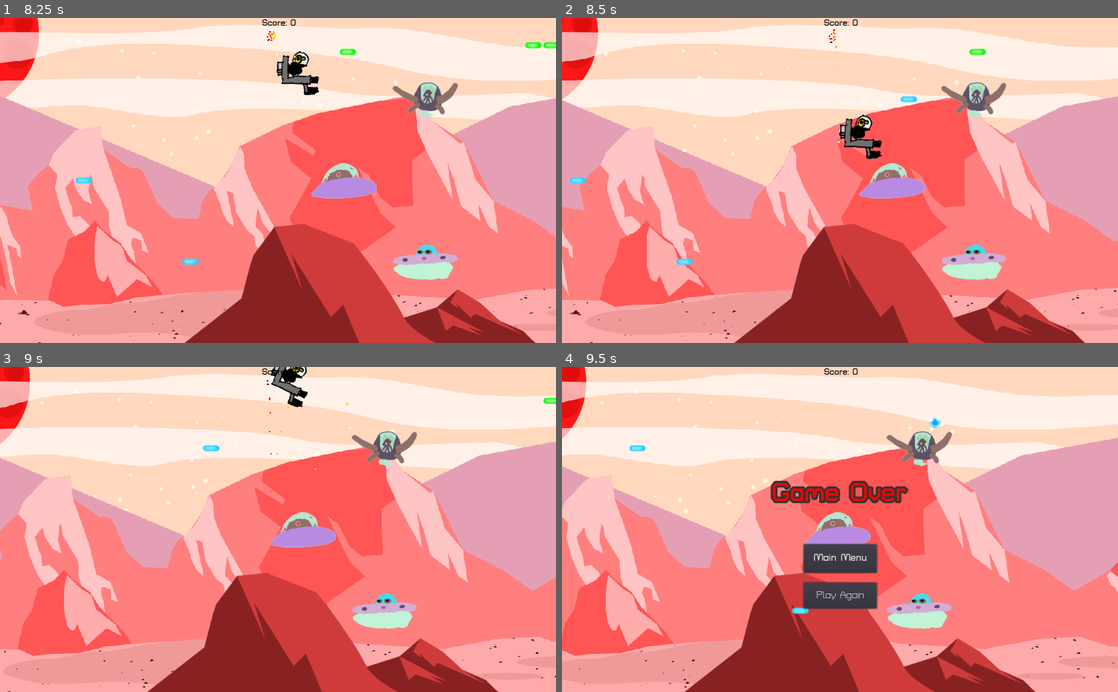
Above: before the commit, frames 1-4 (two rows, left to right).
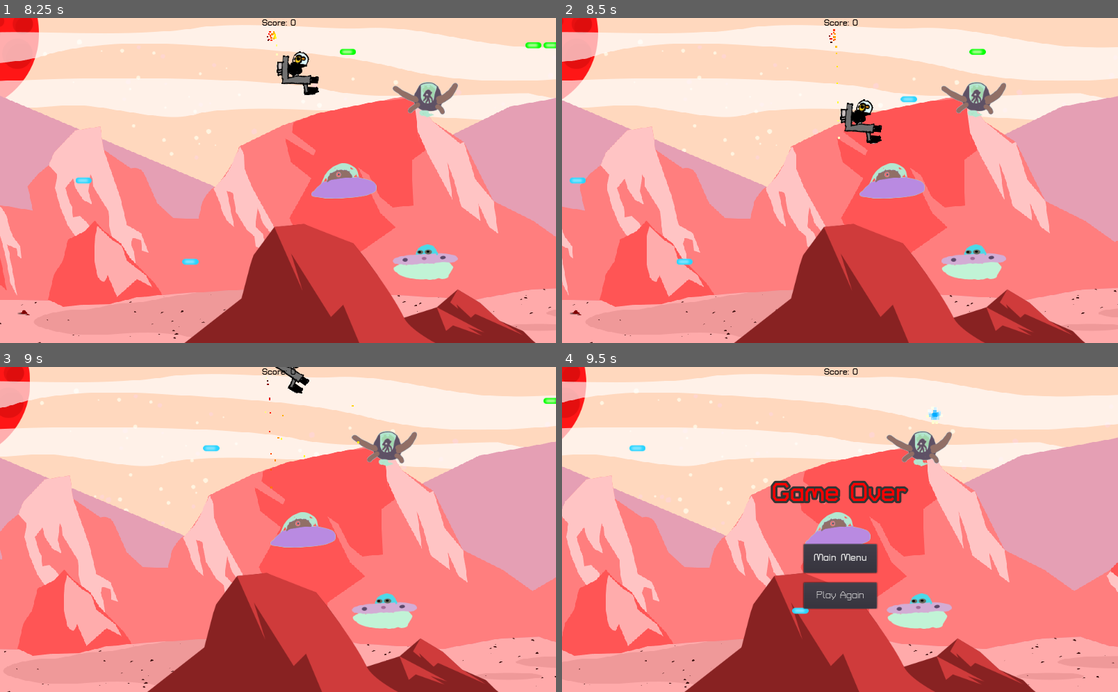
Above: after the commit, the same moments.

Repository: the-g-force/FamJam-January2021
Game: Godot game, scene res://src/SplashScreen.tscn
Same seed, same stepped clock (60 frames per second), same inputs: the game is played once before the commit and once after it.
Inputs (mouse positions are in pixels of both pictures, inside the frame that each line leads up to):
- Up to frame 1 (8.25 s): tap Enter at 0.5 s; move the mouse to (250, 245) at 0.52 s; hold W (move_up) 0.53-2.03 s; tap Space (fire) every 0.75 s from 0.6 to 8.1 s; click (250, 245) at 0.67 s; move the mouse to (444, 229) at 1.27 s; move the mouse to (111, 131) at 2.02 s; hold A (move_left) 2.03-3.53 s; move the mouse to (305, 180) at 2.77 s; click (305, 180) at 2.92 s; move the mouse to (194, 99) at 3.52 s; hold S (move_down) 3.53-4.28 s; move the mouse to (400, 164) at 4.27 s; hold D (move_right) 4.28-5.03 s; move the mouse to (166, 196) at 5.02 s; hold W (move_up) 5.03-5.78 s; click (166, 196) at 5.17 s; move the mouse to (333, 109) at 5.77 s; hold D (move_right) 5.78-8.03 s; move the mouse to (250, 245) at 6.52 s; move the mouse to (444, 229) at 7.27 s; click (444, 229) at 7.42 s; move the mouse to (111, 131) at 8.02 s; hold S (move_down) from 8.03 s (still down)
- Up to frame 2 (8.5 s): keep holding S (move_down)
- Up to frame 3 (9 s): move the mouse to (305, 529) at 8.77 s; release S (move_down) at 8.78 s; hold A (move_left) from 8.78 s (still down); tap Space (fire) at 8.85 s
- Up to frame 4 (9.5 s): keep holding A (move_left)

Frame 1 is identical in both runs. In frame 2, 0.9% of the frame differs, in the area x 49-58%, y 25-44%; in frame 3, 0.5%; in frame 4, 0.1%.

Commit message:
Fix alien bounding box

Diff:
--- a/project/src/Alien.tscn
+++ b/project/src/Alien.tscn
@@ -11,24 +11,14 @@
 [ext_resource path="res://assets/sfx/alien_shoot.wav" type="AudioStream" id=9]
 
 [sub_resource type="CapsuleShape2D" id=1]
-radius = 20.0724
-height = 37.3647
+radius = 32.891
+height = 63.3277
 
 [sub_resource type="SpriteFrames" id=2]
 animations = [ {
 "frames": [ ExtResource( 7 ) ],
 "loop": true,
 "name": "5",
-"speed": 5.0
-}, {
-"frames": [ ExtResource( 3 ) ],
-"loop": true,
-"name": "1",
-"speed": 5.0
-}, {
-"frames": [ ExtResource( 8 ) ],
-"loop": true,
-"name": "6",
 "speed": 5.0
 }, {
 "frames": [ ExtResource( 4 ) ],
@@ -41,14 +31,24 @@
 "name": "4",
 "speed": 5.0
 }, {
-"frames": [ ExtResource( 5 ) ],
+"frames": [ ExtResource( 8 ) ],
 "loop": true,
-"name": "3",
+"name": "6",
 "speed": 5.0
 }, {
 "frames": [ ExtResource( 2 ) ],
 "loop": true,
 "name": "0",
+"speed": 5.0
+}, {
+"frames": [ ExtResource( 3 ) ],
+"loop": true,
+"name": "1",
+"speed": 5.0
+}, {
+"frames": [ ExtResource( 5 ) ],
+"loop": true,
+"name": "3",
 "speed": 5.0
 } ]
 
@@ -64,6 +64,7 @@
 shape = SubResource( 1 )
 
 [node name="Timer" type="Timer" parent="."]
+autostart = true
 
 [node name="VisibilityNotifier2D" type="VisibilityNotifier2D" parent="."]
 position = Vector2( 61.1159, 3.06761 )
@@ -72,10 +73,11 @@
 [node name="Sprite" type="AnimatedSprite" parent="."]
 position = Vector2( 0.943878, -32.0917 )
 frames = SubResource( 2 )
-animation = "3"
+animation = "1"
 centered = false
 
 [node name="ShootSound" type="AudioStreamPlayer" parent="."]
 stream = ExtResource( 9 )
 [connection signal="timeout" from="Timer" to="." method="_on_Timer_timeout"]
+[connection signal="tree_entered" from="Timer" to="." method="_on_Timer_tree_entered"]
 [connection signal="screen_exited" from="VisibilityNotifier2D" to="." method="_on_VisibilityNotifier2D_screen_exited"]
